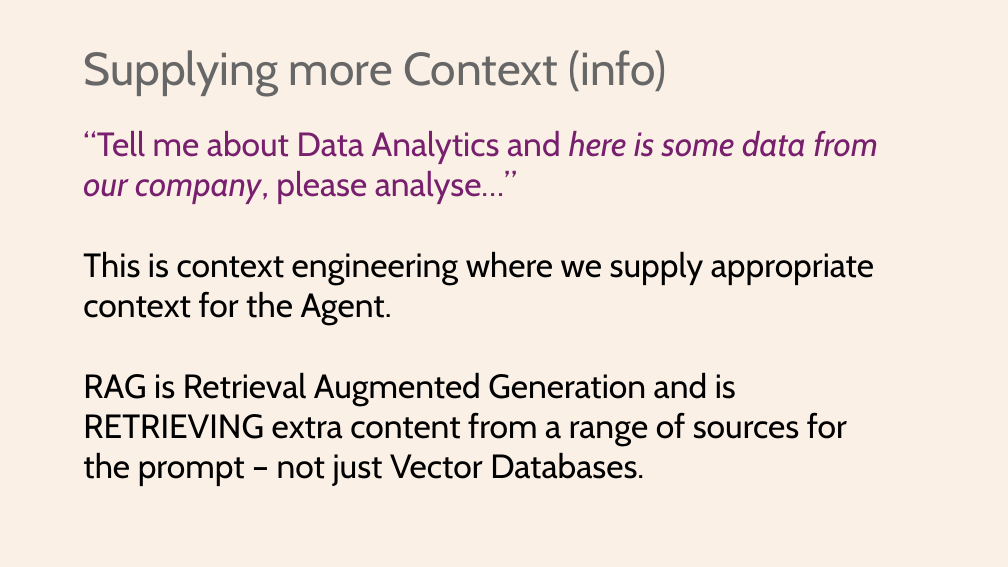
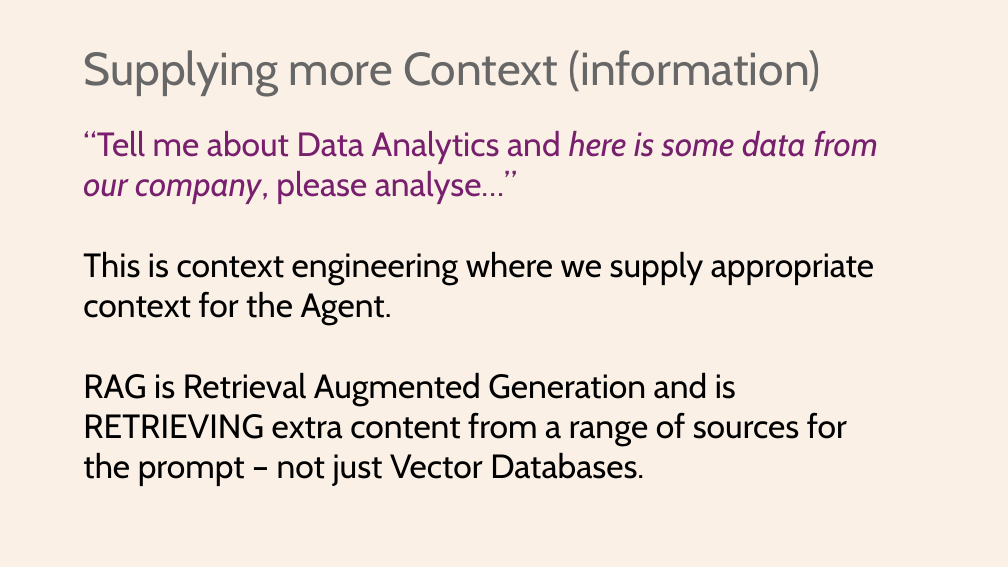
Before and after one commit to Python-Test-Engineer/earl2025, a slide deck: slide 12 of AI_Agents_in_the_Data_Pipeline.pptx. Drawn at 1008x567 pixels with LibreOffice and Linux fonts; fonts in the diff are those of the drawing. Boxes give left, top, right and bottom in pixels: in the first picture for what was removed or moved away, otherwise in the second. Text is boxed around its words. In the diff, an @@ line names an element or a change of style, - is before the commit and + after.

```diff
--- a/AI_Agents_in_the_Data_Pipeline.pptx
+++ b/AI_Agents_in_the_Data_Pipeline.pptx
@@ title at <box>84,50,821,96</box>: text changed @@
-Supplying more Context (info)
+Supplying more Context (information)
```
Also in this commit, not shown: 3 other slides changed, 1 slide removed, 6 other files.
